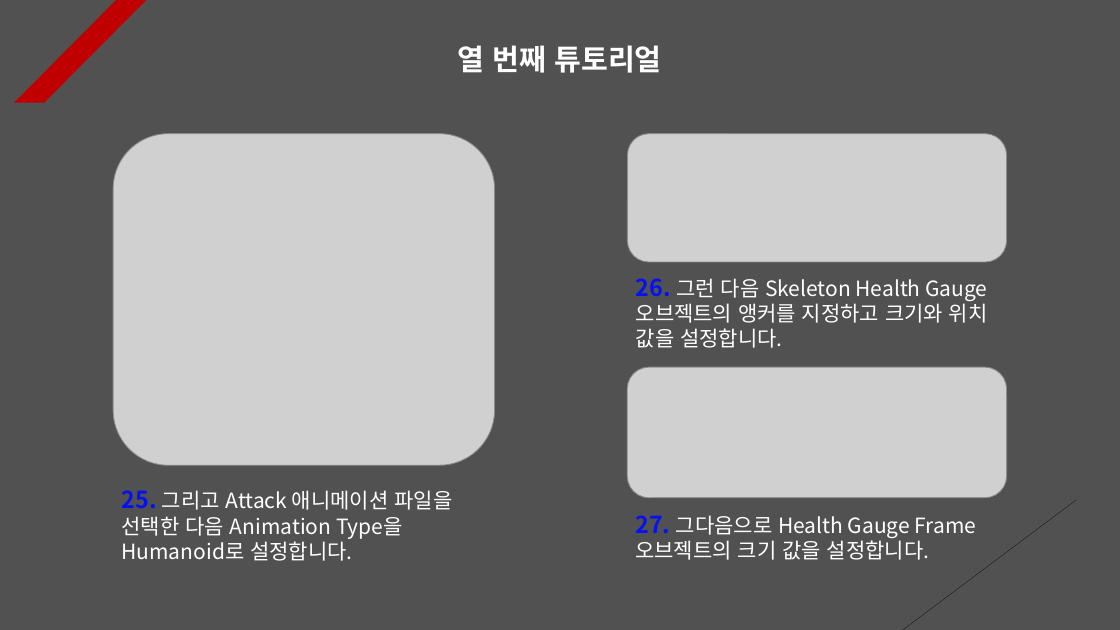
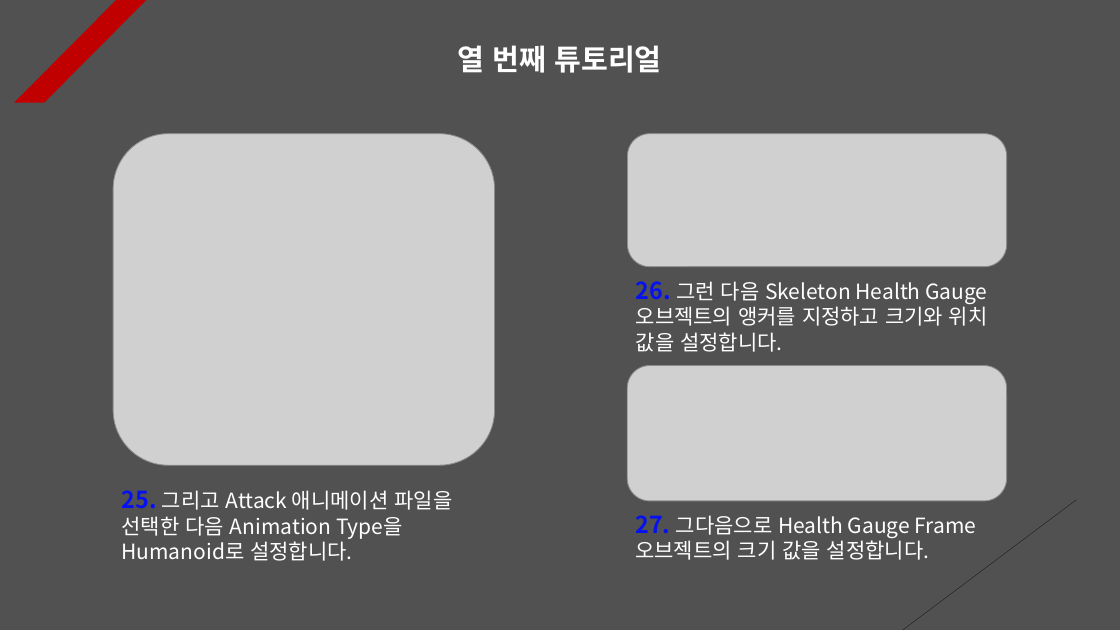
Before and after one commit to Unity2033/3D-UnityEngine, a slide deck: slide 10 of Assets/Animation Retargeting/PPT Data/Animation Retargeting Example.pptx. Drawn at 1120x630 pixels with LibreOffice and Linux fonts; fonts in the diff are those of the drawing; grey boxes stand for pictures. Boxes give left, top, right and bottom in pixels: in the first picture for what was removed or moved away, otherwise in the second. Text is boxed around its words. In the diff, an @@ line names an element or a change of style, - is before the commit and + after.

```diff
--- a/Assets/Animation Retargeting/PPT Data/Animation Retargeting Example.pptx
+++ b/Assets/Animation Retargeting/PPT Data/Animation Retargeting Example.pptx
@@ picture: place and size @@
-picture at [628,134,1007,262]
+picture at [628,134,1007,266]
@@ text "26. 그런 다음 Skeleton Health ...": place and size @@
-text "26. 그런 다음 Skeleton Health ..." at [636,278,988,348]
+text "26. 그런 다음 Skeleton Health ..." at [636,281,988,352]
@@ picture: place and size @@
-picture at [628,367,1007,497]
+picture at [628,365,1007,501]
```
Also in this commit, not shown: 6 slides added, 4 other files.
